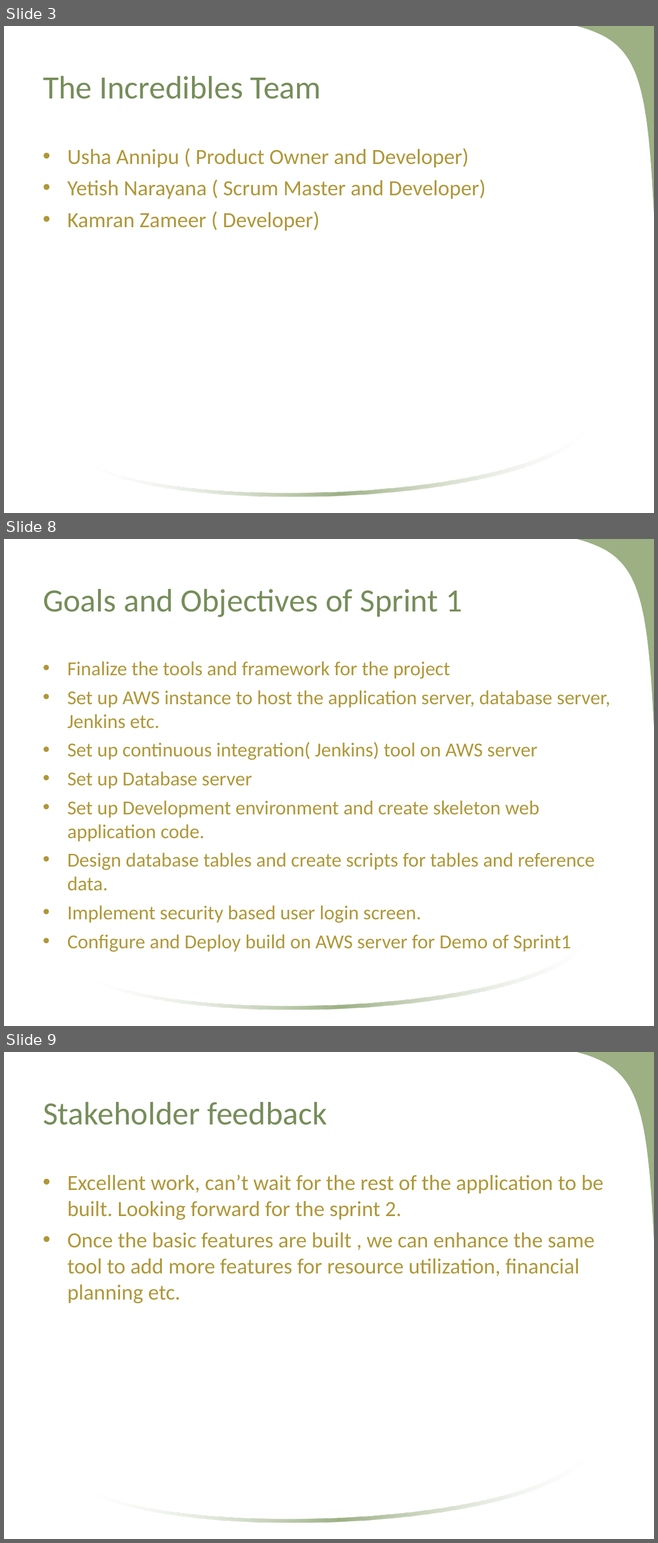
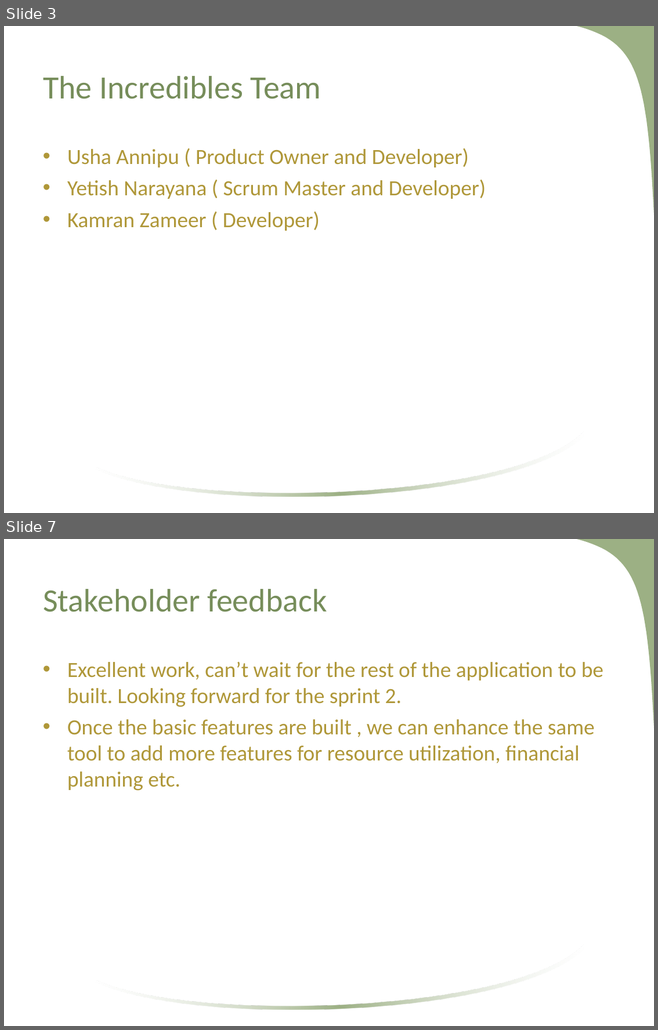
Before and after one commit to kamranzameer/agileFinalProject, a slide deck: docs/WorkPackage Management -Project Proposal.ppt. Shown one above the other, each under a label of ours: slides 3, 8 and 9 before the commit, slides 3 and 7 after it; the slides between them are not shown. The pictures are 658x1543 and 658x1030 pixels, drawn with LibreOffice and Linux fonts; fonts in the diff are those of the drawing; background and template pictures are left out. Boxes give left, top, right and bottom in pixels: in the first picture for what was removed or moved away, otherwise in the second. Text is boxed around its words. In the diff, an @@ line names an element or a change of style, - is before the commit and + after.

```diff
--- a/docs/WorkPackage Management -Project Proposal.ppt
+++ b/docs/WorkPackage Management -Project Proposal.ppt
@@ slide 8 removed at [4, 539, 654, 1026], background #FFFFFF; not listed: 2 template elements that a slide beside it also shows @@
@@ title removed at [43, 589, 462, 617] @@
-Goals and Objectives of Sprint 1
@@ text removed at [67, 661, 610, 952] @@
-• Finalize the tools and framework for the project
-• Set up AWS instance to host the application server, database server, Jenkins etc.
-• Set up continuous integration( Jenkins) tool on AWS server
-• Set up Database server
-• Set up Development environment and create skeleton web application code.
-• Design database tables and create scripts for tables and reference data.
-• Implement security based user login screen.
-• Configure and Deploy build on AWS server for Demo of Sprint1
@@ what was slide 9 is now slide 7 @@
```
Also in this commit, not shown: 3 slides changed, 2 slides added, 4 other slides removed.
